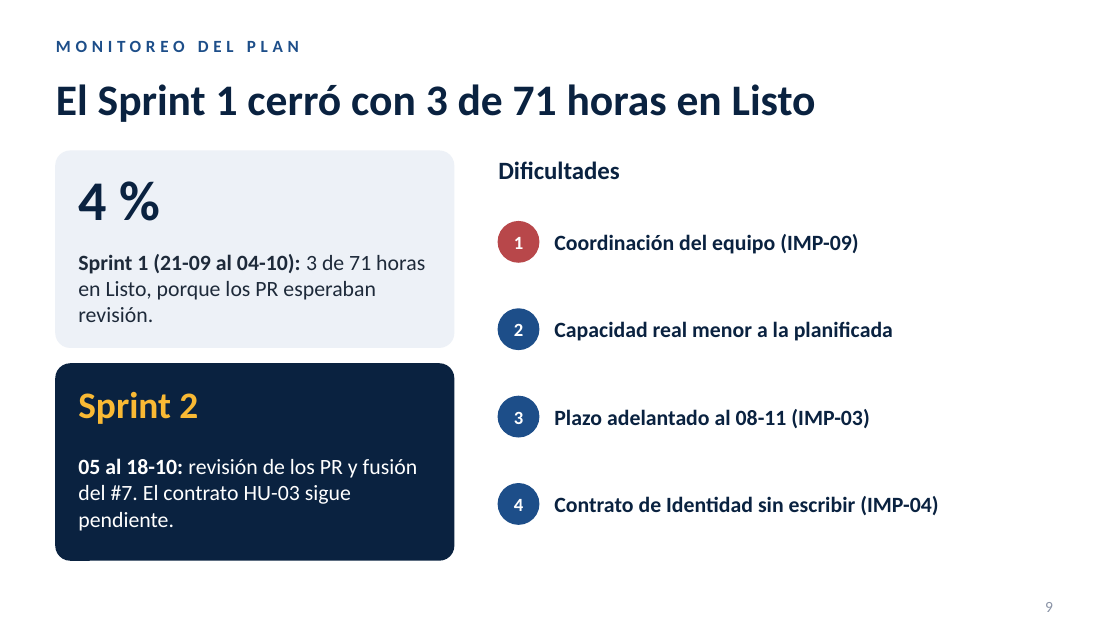
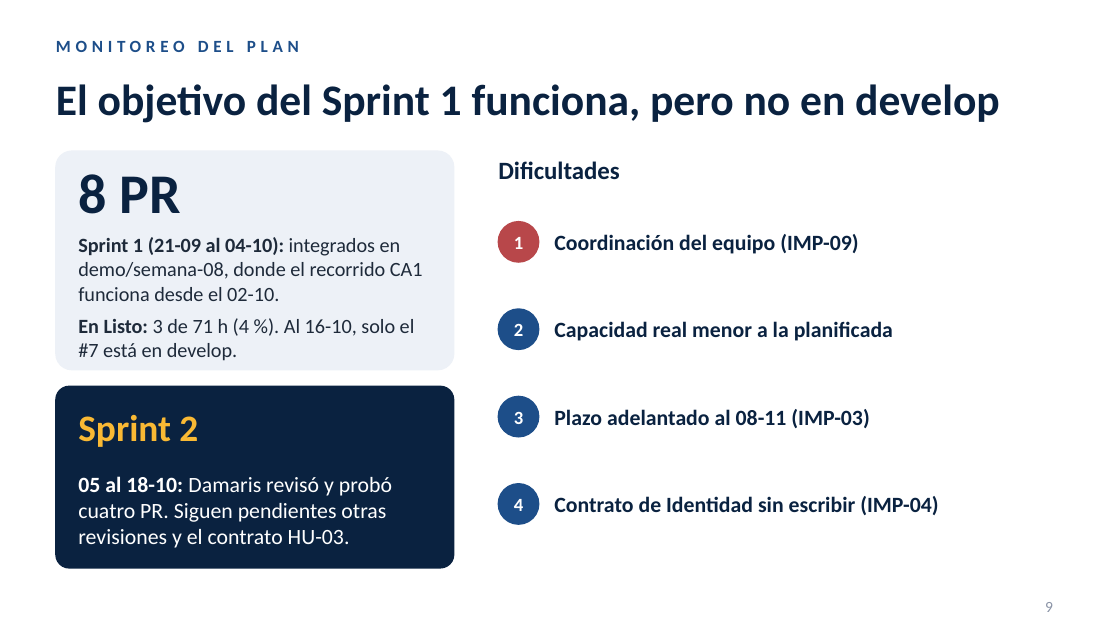
Before and after one commit to Bacchi701/Plataforma-web-tutorias, a slide deck: slide 9 of Fase 2/Evidencias Proyecto/Presentación Proyecto.pptx. Drawn at 1120x630 pixels with LibreOffice and Linux fonts; fonts in the diff are those of the drawing. Boxes give left, top, right and bottom in pixels: in the first picture for what was removed or moved away, otherwise in the second. Text is boxed around its words. In the diff, an @@ line names an element or a change of style, - is before the commit and + after.

Commit message:
docs: actualiza la diapositiva de monitoreo de la presentación

```diff
--- a/Fase 2/Evidencias Proyecto/Presentación Proyecto.pptx
+++ b/Fase 2/Evidencias Proyecto/Presentación Proyecto.pptx
@@ text at (x1=56, y1=84, x2=1000, y2=123): text changed @@
-El Sprint 1 cerró con 3 de 71 horas en Listo
+El objetivo del Sprint 1 funciona, pero no en develop
@@ rounded rectangle resized from (x1=56, y1=151, x2=454, y2=347) to (x1=56, y1=151, x2=454, y2=370) @@
@@ text at (x1=78, y1=174, x2=180, y2=214): text changed @@
-4 %
+8 PR
@@ text at (x1=78, y1=237, x2=423, y2=361): text changed; size 14 to 13 pt @@
-Sprint 1 (21-09 al 04-10): 3 de 71 horas en Listo, porque los PR esperaban revisión.
+Sprint 1 (21-09 al 04-10): integrados en demo/semana-08, donde el recorrido CA1 funciona desde el 02-10.
+En Listo: 3 de 71 h (4 %). Al 16-10, solo el #7 está en develop.
@@ rounded rectangle resized from (x1=56, y1=364, x2=454, y2=560) to (x1=56, y1=386, x2=454, y2=568) @@
@@ text "Sprint 2" moved from (x1=78, y1=392, x2=198, y2=424) to (x1=78, y1=415, x2=198, y2=447) @@
@@ text at (x1=78, y1=476, x2=392, y2=548): text changed @@
-05 al 18-10: revisión de los PR y fusión del #7. El contrato HU-03 sigue pendiente.
+05 al 18-10: Damaris revisó y probó cuatro PR. Siguen pendientes otras revisiones y el contrato HU-03.
```
